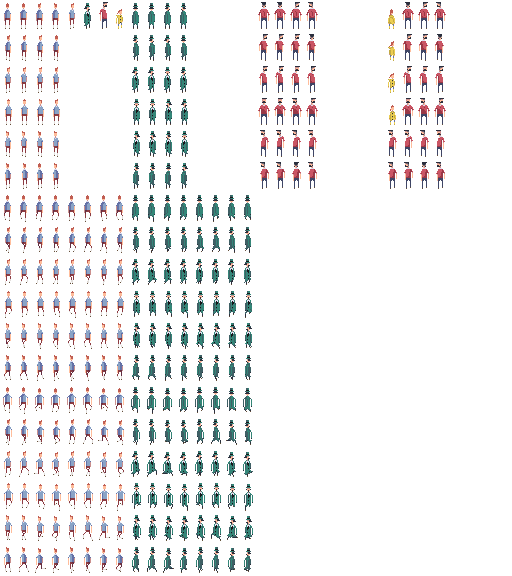
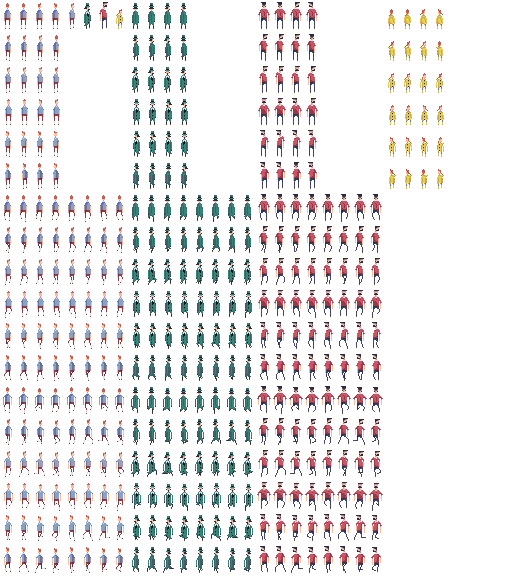
Layer changes from the first 512x576 image to the second:
painted on "Yellow" over [left=388, top=2, right=446, bottom=189]
painted on "Red" over [left=257, top=3, right=383, bottom=573]
painted on "Team" over [left=100, top=3, right=120, bottom=22]
